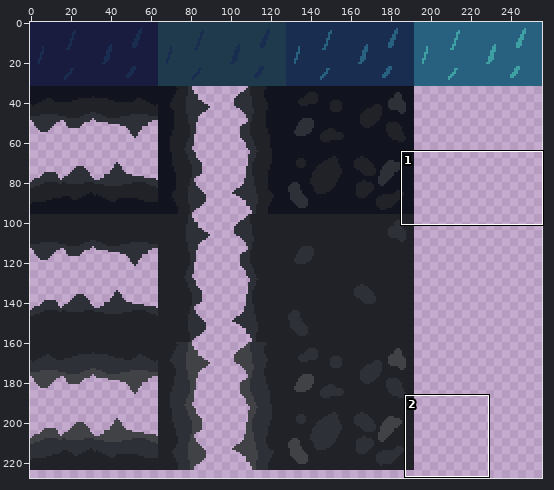
Sprite sheet, stored at assets/tiles.png. Above: a wide view before the commit, with the close-up outlined.
Close-up. First the earlier version:
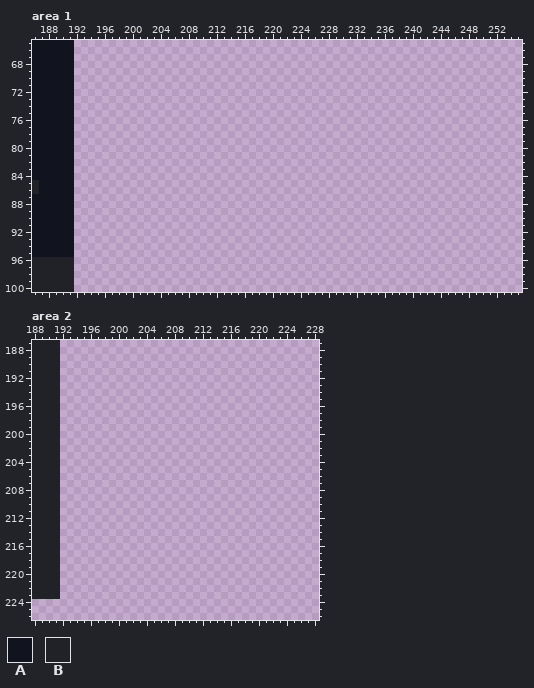
The file is 256x256 pixels. Colours within 5 levels of each other are drawn and written as one. Shown: area 1: x 186..255, y 65..100; area 2: x 188..228, y 187..226. The wide view leaves out empty margins.
Palette (. is transparent): A #11141e  B #202228
Pixels before, area 1 (only the part around the change), first column x 186:
 65 AAAAAA................................................................
 66 AAAAAA................................................................
 67 AAAAAA................................................................
 68 AAAAAA................................................................
 69 AAAAAA................................................................
 70 AAAAAA................................................................
 71 AAAAAA................................................................
 72 AAAAAA................................................................
 73 AAAAAA................................................................
 74 AAAAAA................................................................
 75 AAAAAA................................................................
 76 AAAAAA................................................................
 77 AAAAAA................................................................
 78 AAAAAA................................................................
 79 AAAAAA................................................................
 80 AAAAAA................................................................
 81 AAAAAA................................................................
 82 AAAAAA................................................................
 83 AAAAAA................................................................
 84 AAAAAA................................................................
 85 BAAAAA................................................................
 86 BAAAAA................................................................
 87 AAAAAA................................................................
 88 AAAAAA................................................................
 89 AAAAAA................................................................
 90 AAAAAA................................................................
 91 AAAAAA................................................................
 92 AAAAAA................................................................
 93 AAAAAA................................................................
 94 AAAAAA................................................................
 95 AAAAAA................................................................
 96 BBBBBB................................................................
 97 BBBBBB................................................................
 98 BBBBBB................................................................
 99 BBBBBB................................................................
100 BBBBBB................................................................
Pixels before, area 2, first column x 188:
187 BBBB
188 BBBB
189 BBBB
190 BBBB
191 BBBB
192 BBBB
193 BBBB
194 BBBB
195 BBBB
196 BBBB
197 BBBB
198 BBBB
199 BBBB
200 BBBB
201 BBBB
202 BBBB
203 BBBB
204 BBBB
205 BBBB
206 BBBB
207 BBBB
208 BBBB
209 BBBB
210 BBBB
211 BBBB
212 BBBB
213 BBBB
214 BBBB
215 BBBB
216 BBBB
217 BBBB
218 BBBB
219 BBBB
220 BBBB
221 BBBB
222 BBBB
223 BBBB
Now the later version:
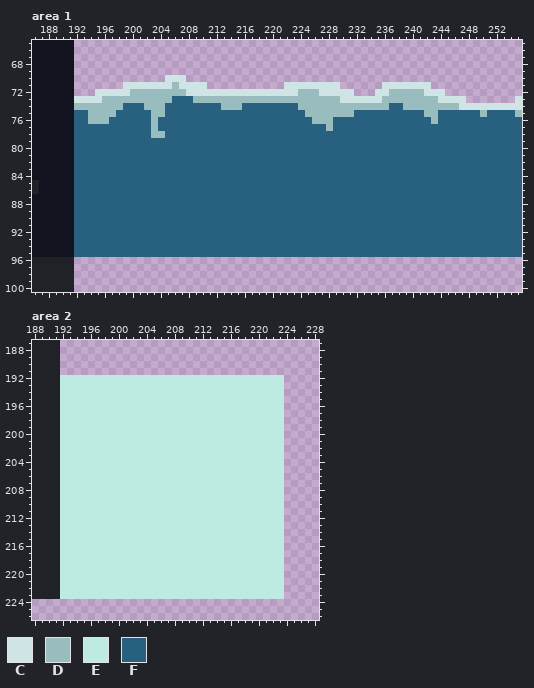
Colours new in this view: C #cee4e5  D #99bdbf  E #bdeae1  F #286080
Message: water top tiles
The edit:
Area 1:
y 70: x 205..207 ... -> CCC
y 71: x 199..210 ............ -> CCCCCCCDCCCC; x 222..229 ........ -> CCCCCCCC; x 236..242 ....... -> CCCCCCC
y 72: x 195..231 ..................................... -> CCCCCDDDDDDDDCCCCCCCCCCCCCCCCDDDCCCCC; x 235..244 .......... -> CCDDDDDCCC
y 73: x 192..247 ........................................................ -> CCCCDDDDDDDDDDFFFDDDDDDDDDDDDDDDDDDDDDCCCCCCDDDDDDDDCCCC; x 255 . -> C
y 74: x 192..255 ................................................................ -> DDDDDDDFFFDDDFFFFFFFFDDDFFFFFFFFDDDDDDDDDDDDDFFDDDDDDDDCCCCCCCCC
y 75: x 192..255 ................................................................ -> FFDDDDFFFFFDDFFFFFFFFFFFFFFFFFFFFDDDDDDDFFFFFFFFFFDDFFFFFFDFFFFD
y 76: x 192..255 ................................................................ -> FFDDDFFFFFFDFFFFFFFFFFFFFFFFFFFFFFDDDFFFFFFFFFFFFFFDFFFFFFFFFFFF
y 77: x 192..255 ................................................................ -> FFFFFFFFFFFDFFFFFFFFFFFFFFFFFFFFFFFFDFFFFFFFFFFFFFFFFFFFFFFFFFFF
y 78: x 192..255 ................................................................ -> FFFFFFFFFFFDDFFFFFFFFFFFFFFFFFFFFFFFFFFFFFFFFFFFFFFFFFFFFFFFFFFF
y 79..95: x 192..255 ................................................................ -> FFFFFFFFFFFFFFFFFFFFFFFFFFFFFFFFFFFFFFFFFFFFFFFFFFFFFFFFFFFFFFFF
Area 2:
y 192..223: x 192..223 ................................ -> EEEEEEEEEEEEEEEEEEEEEEEEEEEEEEEE
Where, in picture pixels (left, top, right, bottom), the same in both close-ups:
added: (74, 75, 522, 257)
added: (60, 375, 284, 599)
